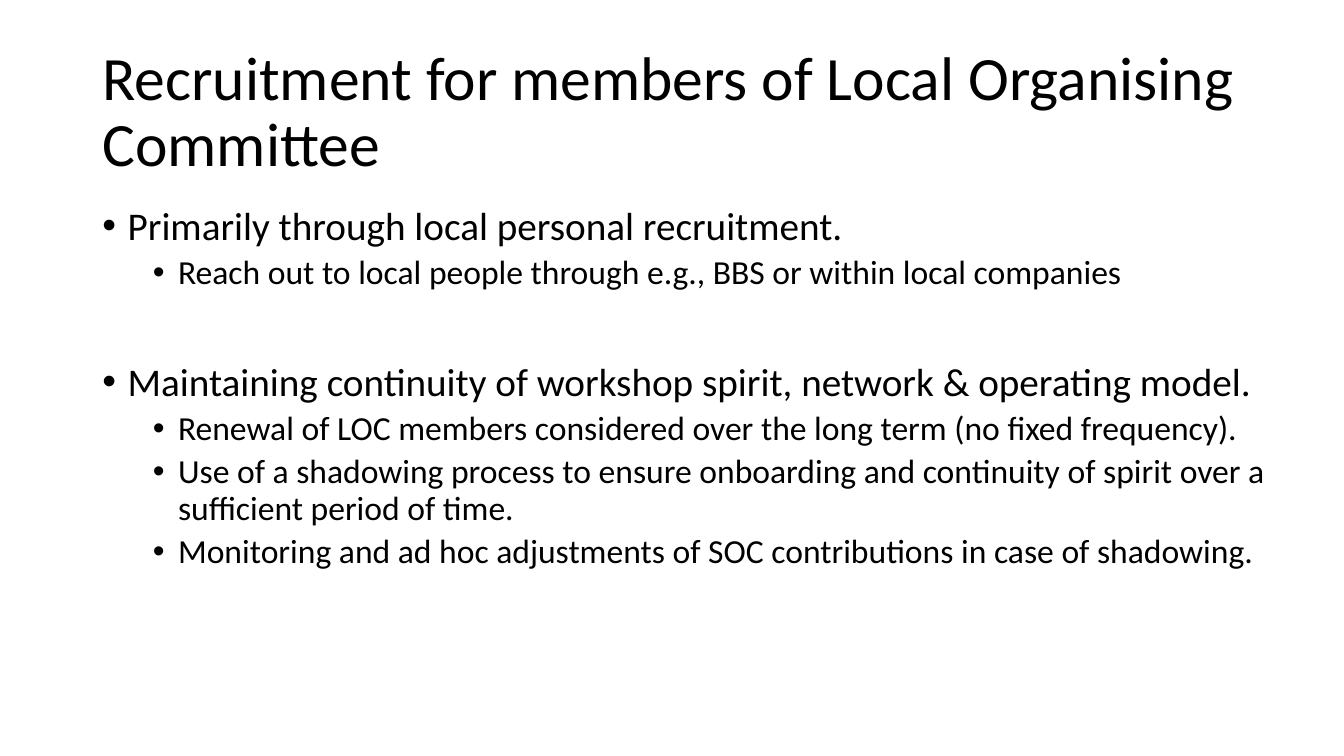
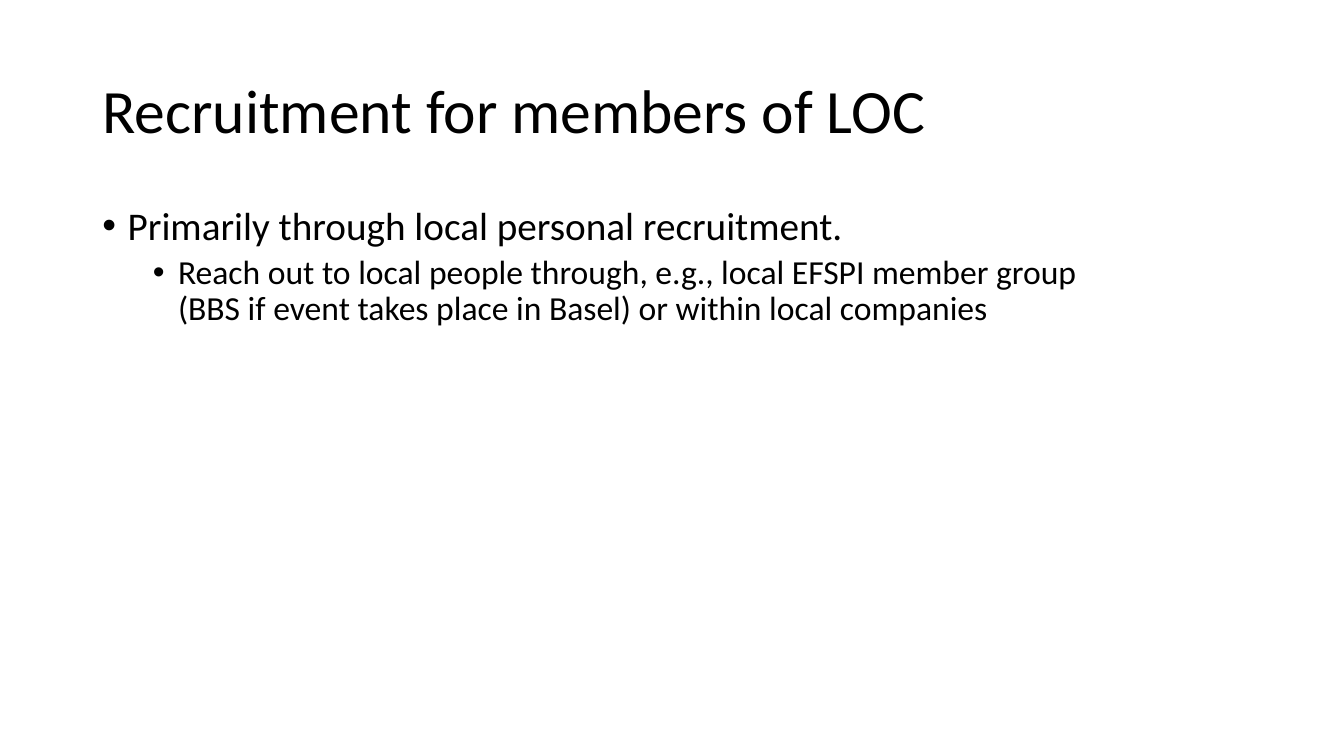
Before and after one commit to efspieurope/workshop, a slide deck: slide 8 of data/EFSPI_Workshop_Principles_SciCom.pptx (slide 6 before the commit). Drawn at 1344x756 pixels with LibreOffice and Linux fonts; fonts in the diff are those of the drawing. Boxes give left, top, right and bottom in pixels: in the first picture for what was removed or moved away, otherwise in the second. Text is boxed around its words. In the diff, an @@ line names an element or a change of style, - is before the commit and + after.

```diff
--- a/data/EFSPI_Workshop_Principles_SciCom.pptx
+++ b/data/EFSPI_Workshop_Principles_SciCom.pptx
@@ title at bbox=[102, 90, 925, 134]: text changed @@
-Recruitment for members of Local Organising Committee
+Recruitment for members of LOC
@@ text at bbox=[178, 260, 1076, 326]: text changed @@
-  • Reach out to local people through e.g., BBS or within local companies
-• Maintaining continuity of workshop spirit, network & operating model.
-  • Renewal of LOC members considered over the long term (no fixed frequency).
-  • Use of a shadowing process to ensure onboarding and continuity of spirit over a sufficient period of time.
-  • Monitoring and ad hoc adjustments of SOC contributions in case of shadowing.
+  • Reach out to local people through, e.g., local EFSPI member group
+    (BBS if event takes place in Basel) or within local companies
```
Also in this commit, not shown: 5 other slides changed, 9 slides added, 1 slide removed, 5 other files.
